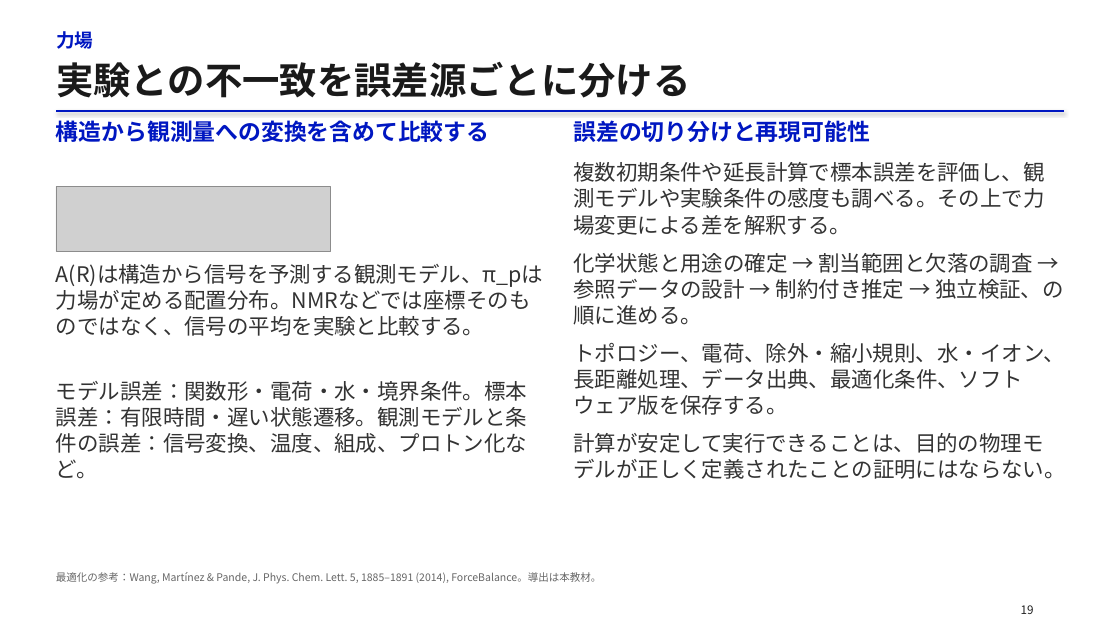
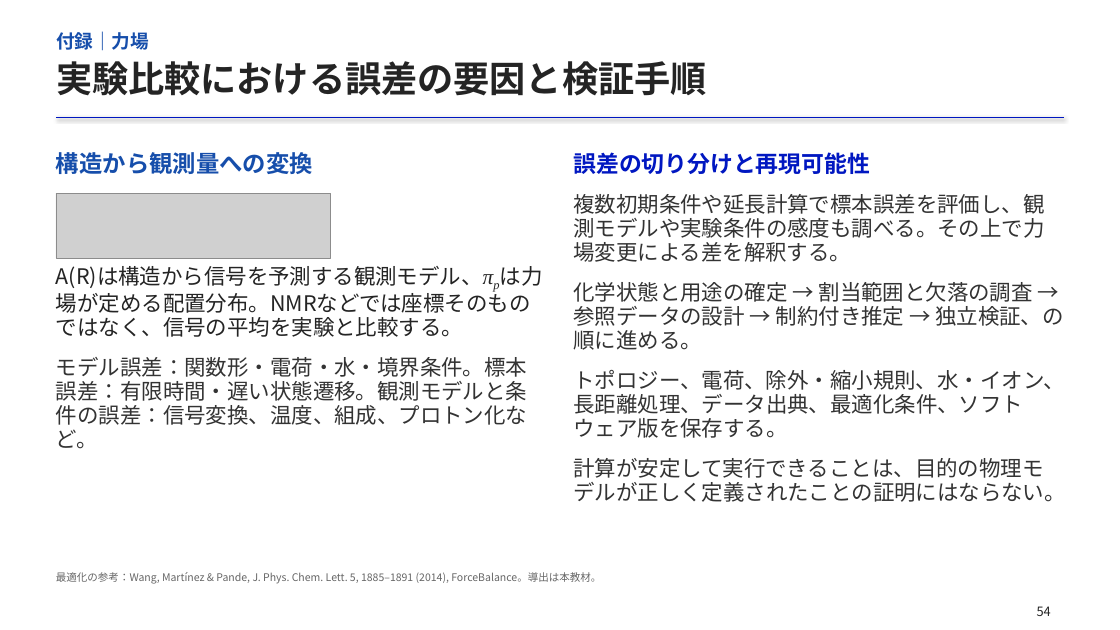
Before and after one commit to matsunagalab/lecture_bioinfo, a slide deck: slide 54 of 09_分子の相互作用と構造の安定性/09_分子の相互作用と構造の安定性.pptx (slide 19 before the commit). Drawn at 1120x630 pixels with LibreOffice and Linux fonts; fonts in the diff are those of the drawing; grey boxes stand for pictures. Boxes give left, top, right and bottom in pixels: in the first picture for what was removed or moved away, otherwise in the second. Text is boxed around its words. In the diff, an @@ line names an element or a change of style, - is before the commit and + after.

```diff
--- a/09_分子の相互作用と構造の安定性/09_分子の相互作用と構造の安定性.pptx
+++ b/09_分子の相互作用と構造の安定性/09_分子の相互作用と構造の安定性.pptx
@@ text at [56, 31, 149, 51]: text changed; text colour #0017C1 to #164EAB @@
-力場
+付録｜力場
@@ text at [56, 61, 707, 96]: text changed; size 32 to 31 pt; text colour #1A1A1A to #242424 @@
-実験との不一致を誤差源ごとに分ける
+実験比較における誤差の要因と検証手順
@@ line moved from (56, 111) - (1065, 111) to (56, 118) - (1065, 118) @@
@@ text at [56, 152, 313, 174]: text changed; size 19.5 to 20 pt; text colour #0017C1 to #164EAB @@
-構造から観測量への変換を含めて比較する
+構造から観測量への変換
@@ text "誤差の切り分けと再現可能性": place and size @@
-text "誤差の切り分けと再現可能性" at [573, 120, 870, 142]
+text "誤差の切り分けと再現可能性" at [573, 152, 870, 174]
@@ text "誤差の切り分けと再現可能性" at [573, 152, 870, 174]: line spacing 23.9pt to 21.9pt; more space between paragraphs @@
@@ picture: place and size @@
-picture at [56, 187, 331, 251]
+picture at [56, 193, 331, 258]
@@ line spacing 22.4pt to 20.6pt; more space between paragraphs in 5 elements at [573, 458, 1065, 502], [573, 370, 1064, 438], [573, 282, 1064, 350], [56, 357, 527, 449], [573, 194, 1044, 262] @@
@@ text "複数初期条件や延長計算で標本誤差を評価し、観測モデルや実験条件の感度も調べる。その上で力場変更による差を解釈する。": place and size @@
-text "複数初期条件や延長計算で標本誤差を評価し、観測モデルや実験条件の感度も調べる。その上で力場変更による差を解釈する。" at [573, 162, 1044, 235]
+text "複数初期条件や延長計算で標本誤差を評価し、観測モデルや実験条件の感度も調べる。その上で力場変更による差を解釈する。" at [573, 194, 1044, 262]
@@ text at [56, 266, 530, 337]: text changed; text colour #333333 to #242424 @@
-A(R)は構造から信号を予測する観測モデル、π_pは力場が定める配置分布。NMRなどでは座標そのものではなく、信号の平均を実験と比較する。
+A(R)は構造から信号を予測する観測モデル、πpは力場が定める配置分布。NMRなどでは座標そのものではなく、信号の平均を実験と比較する。
@@ text "化学状態と用途の確定 → 割当範囲と欠落の調査 → 参照データの設計 ...": place and size @@
-text "化学状態と用途の確定 → 割当範囲と欠落の調査 → 参照データの設計 ..." at [573, 253, 1064, 325]
+text "化学状態と用途の確定 → 割当範囲と欠落の調査 → 参照データの設計 ..." at [573, 282, 1064, 350]
@@ text "モデル誤差：関数形・電荷・水・境界条件。標本誤差：有限時間・遅い状態遷移。観測モデルと条件の誤差：信号変換、温度、組成、 ...": place and size @@
-text "モデル誤差：関数形・電荷・水・境界条件。標本誤差：有限時間・遅い状態遷移。観測モデルと条件の誤差：信号変換、温度、組成、 ..." at [56, 381, 527, 479]
+text "モデル誤差：関数形・電荷・水・境界条件。標本誤差：有限時間・遅い状態遷移。観測モデルと条件の誤差：信号変換、温度、組成、 ..." at [56, 357, 527, 449]
@@ text "トポロジー、電荷、除外・縮小規則、水・イオン、長距離処理、データ出典、最適化条件、ソフトウェア版を保存する。": place and size @@
-text "トポロジー、電荷、除外・縮小規則、水・イオン、長距離処理、データ出典、最適化条件、ソフトウェア版を保存する。" at [573, 343, 1064, 415]
+text "トポロジー、電荷、除外・縮小規則、水・イオン、長距離処理、データ出典、最適化条件、ソフトウェア版を保存する。" at [573, 370, 1064, 438]
@@ text "計算が安定して実行できることは、目的の物理モデルが正しく定義されたことの証明にはならない。": place and size @@
-text "計算が安定して実行できることは、目的の物理モデルが正しく定義されたことの証明にはならない。" at [573, 433, 1065, 479]
+text "計算が安定して実行できることは、目的の物理モデルが正しく定義されたことの証明にはならない。" at [573, 458, 1065, 502]
@@ text at [1037, 606, 1051, 616]: text changed; size 10 to 11 pt; text colour #202020 to #242424 @@
-19
+54
```
Also in this commit, not shown: 52 other slides changed, 3 slides added, 1 slide removed, 3 other files.
